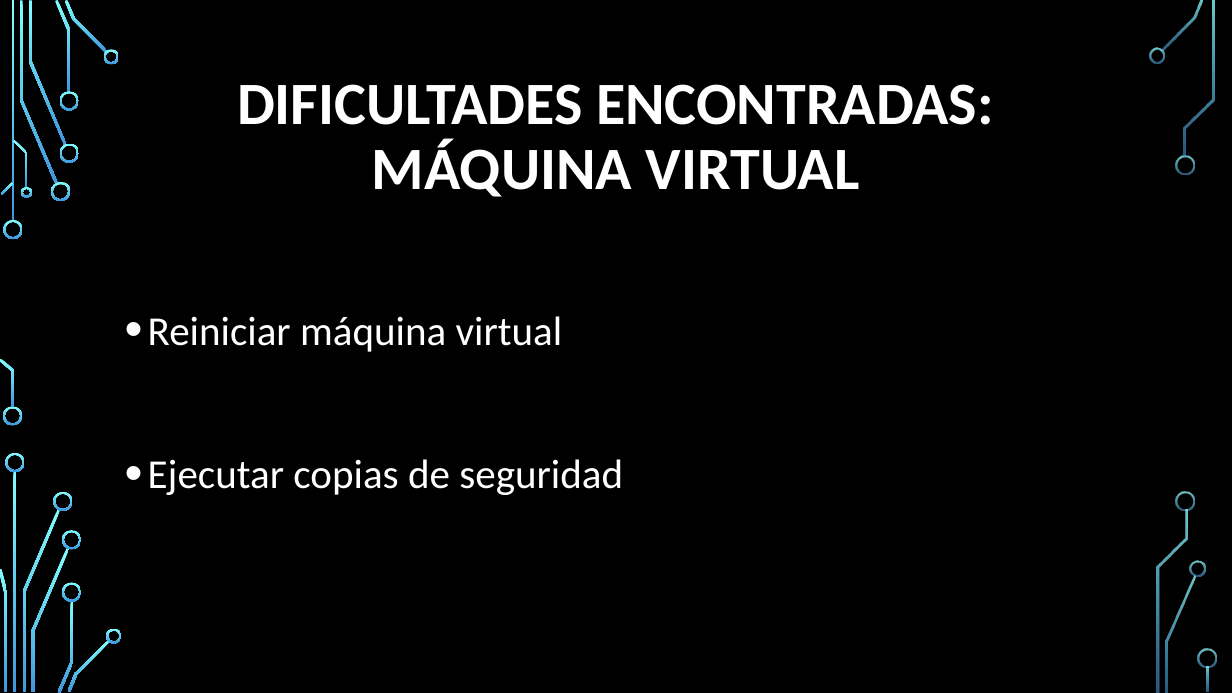
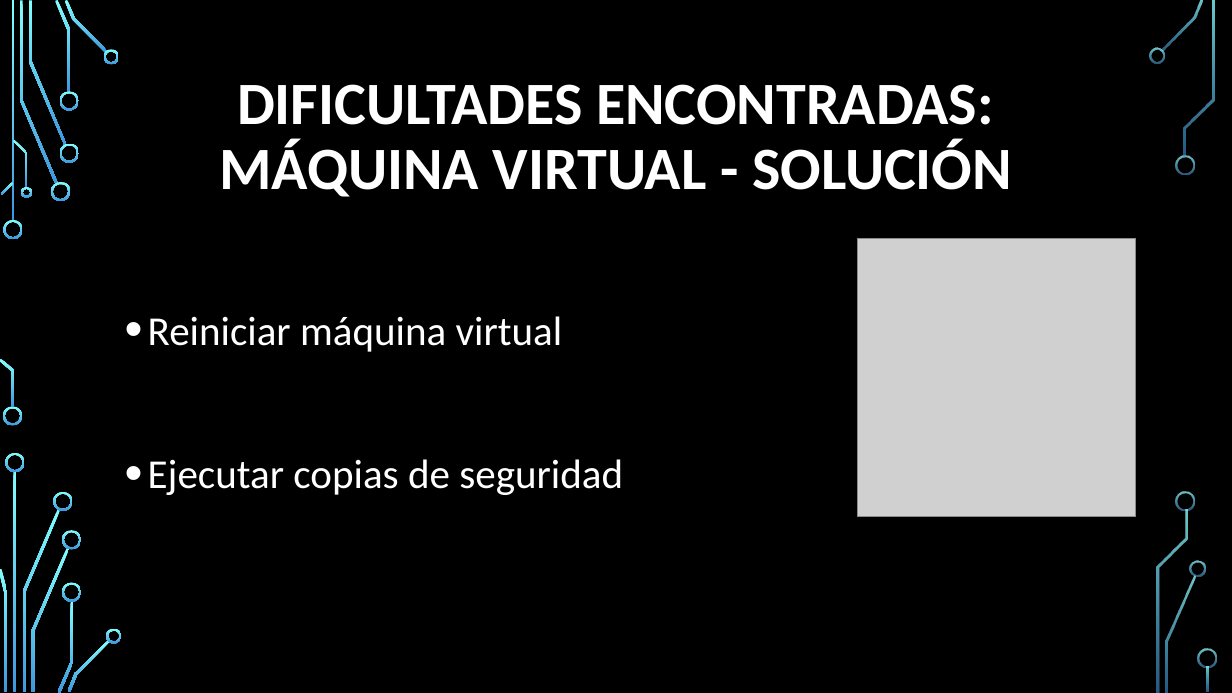
Before and after one commit to Fadria/SGE-Repte-00-Grup-B, a slide deck: slide 11 of Exposicions/Presentación 2 Docker y Python 3 Grupo B.pptx (slide 10 before the commit). Drawn at 1232x693 pixels with LibreOffice and Linux fonts; fonts in the diff are those of the drawing; grey boxes stand for pictures; background and template pictures are left out. Boxes give left, top, right and bottom in pixels: in the first picture for what was removed or moved away, otherwise in the second. Text is boxed around its words. In the diff, an @@ line names an element or a change of style, - is before the commit and + after.

```diff
--- a/Exposicions/Presentación 2 Docker y Python 3 Grupo B.pptx
+++ b/Exposicions/Presentación 2 Docker y Python 3 Grupo B.pptx
@@ title at [219, 84, 1012, 197]: text changed @@
-DIFICULTADES ENCONTRADAS: MÁQUINA VIRTUAL
+DIFICULTADES ENCONTRADAS: MÁQUINA VIRTUAL - SOLUCIÓN
@@ picture added at [859, 238, 1137, 517] @@
```
Also in this commit, not shown: 13 other slides changed, 2 slides added, 5 other files.
